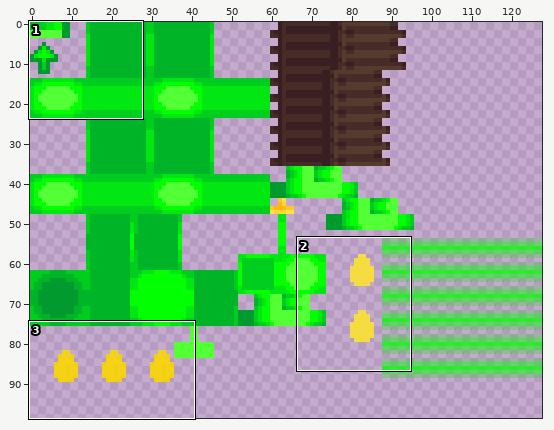
Edited in one commit: sprite sheet (src/main/resources/assets/awt/textures/exterior/onion/lime.png). Above, an overview of the earlier version with the close-up marked.
Close-up. As it was:
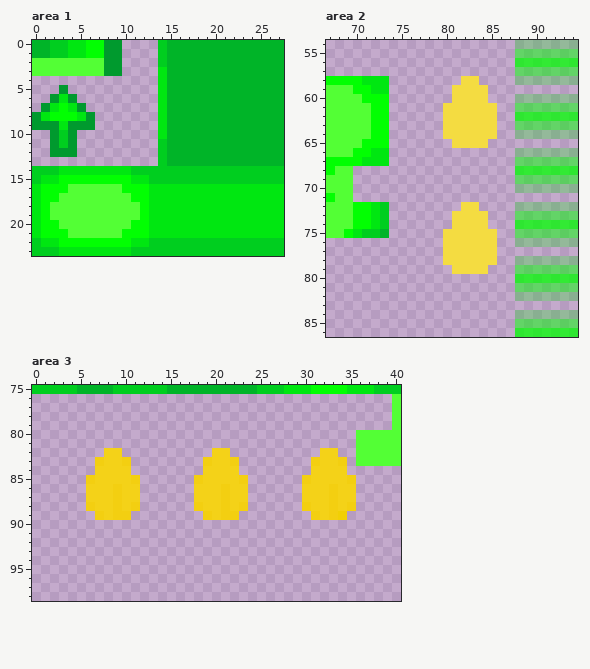
The file is 128x128 pixels. Colours within 5 levels of each other are drawn and written as one. Shown: area 1: x 0..27, y 0..23; area 2: x 67..94, y 54..86; area 3: x 0..40, y 75..98. The wide view leaves out empty margins.
After the commit:
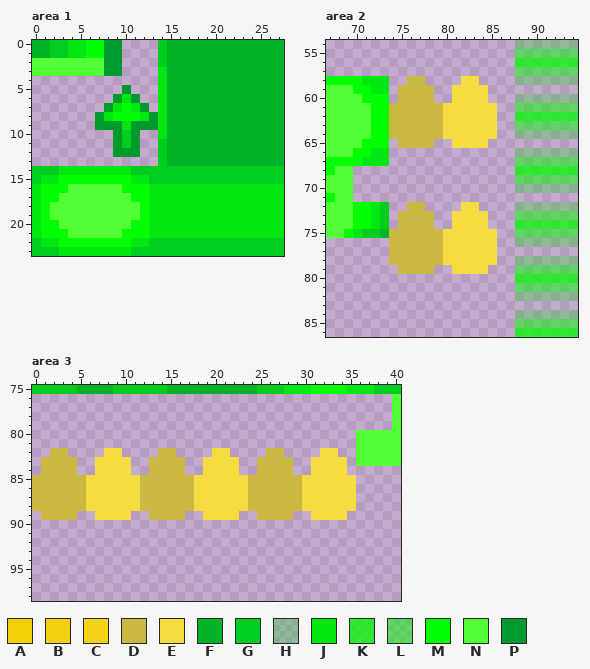
Palette (. is transparent): A #f1d005  B #f3cf11  C #f4d218  D #cab843  E #f4dc41  F #00b428  G #00ce1f  H #00e7003f  J #00e711  K #01ff01bf  L #02ff027f  M #02ff02  N #53ff35  P #009a2e
Edits made:
Area 1:
y 5: x 3 P -> .; x 10 . -> P
y 6: x 2..4 PJP -> ...; x 9..11 ... -> PJP
y 7: x 1..5 PJMJP -> .....; x 8..12 ..... -> PJMJP
y 8: x 0..13 PJMMMJP....... -> .......PJMMMJP
y 9: x 0..13 PPPJPPP....... -> .......PPPJPPP
y 10..11: x 2..4 PGP -> ...; x 9..11 ... -> PGP
y 12: x 2..4 PPP -> ...; x 9..11 ... -> PPP
Area 2:
y 58: x 76..77 .. -> DD
y 59..60: x 75..78 .... -> DDDD
y 61..64: x 74..79 ...... -> DDDDDD
y 65: x 75..78 .... -> DDDD
y 72: x 76..77 .. -> DD
y 73..74: x 75..78 .... -> DDDD
y 75..78: x 74..79 ...... -> DDDDDD
y 79: x 75..78 .... -> DDDD
Area 3:
y 82: x 2..3 .. -> DD; x 8..9 CC -> EE; x 14..15 .. -> DD; x 20..21 CC -> EE; x 26..27 .. -> DD; x 32..33 CC -> EE
y 83: x 1..4 .... -> DDDD; x 7..10 BCCB -> EEEE; x 13..16 .... -> DDDD; x 19..22 BCCB -> EEEE; x 25..28 .... -> DDDD; x 31..34 BCCB -> EEEE
y 84: x 1..4 .... -> DDDD; x 7..10 CCCC -> EEEE; x 13..16 .... -> DDDD; x 19..22 CCCC -> EEEE; x 25..28 .... -> DDDD; x 31..34 CCCC -> EEEE
y 85: x 0..35 ......BCCCCB......BCCCCB......BCCCCB -> DDDDDDEEEEEEDDDDDDEEEEEEDDDDDDEEEEEE
y 86..87: x 0..35 ......CCCBCC......CCCBCC......CCCBCC -> DDDDDDEEEEEEDDDDDDEEEEEEDDDDDDEEEEEE
y 88: x 0..35 ......BCCBCB......BCCBCB......BCCBCB -> DDDDDDEEEEEEDDDDDDEEEEEEDDDDDDEEEEEE
y 89: x 1..4 .... -> DDDD; x 7..10 BCBB -> EEEE; x 13..16 .... -> DDDD; x 19..22 BCBB -> EEEE; x 25..28 .... -> DDDD; x 31..34 BCBA -> EEEE
